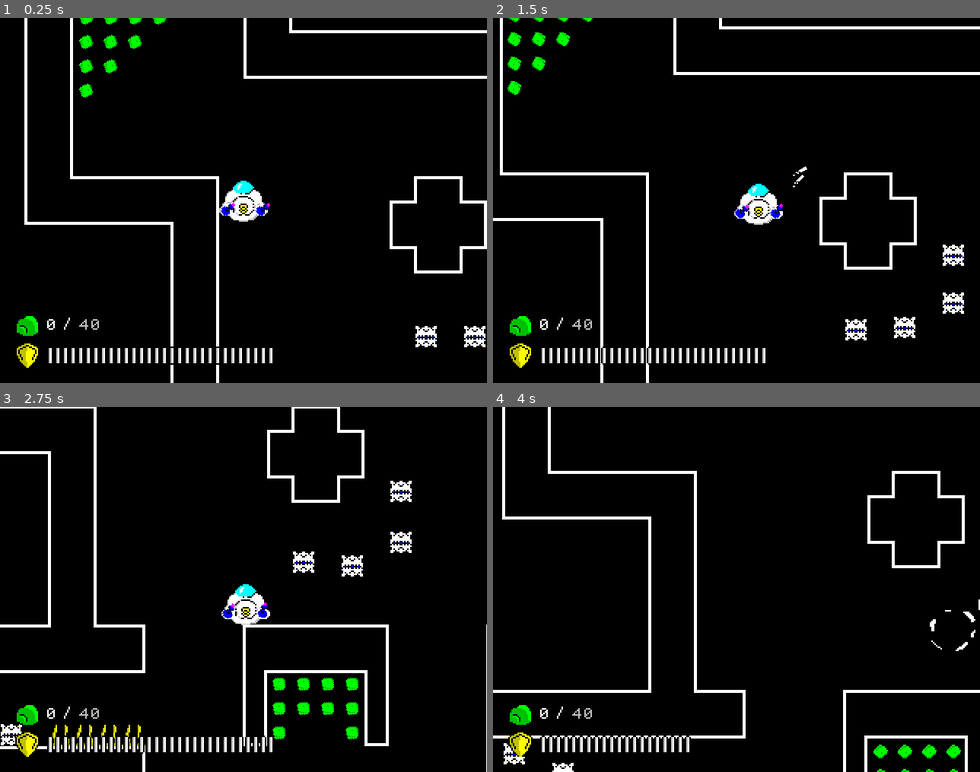
Above: before the commit, frames 1-4 (two rows, left to right).
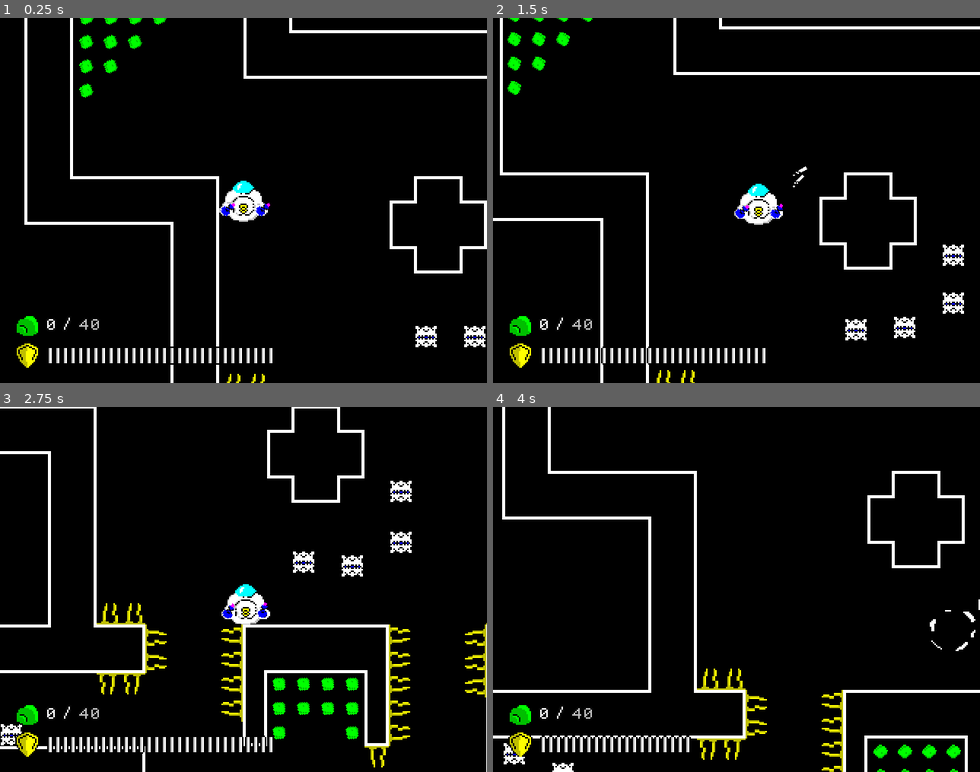
Above: after the commit, the same moments.

Repository: Paar86/Subminer
Game: Godot game, scene res://src/GameManager/GameManager.tscn
The game is run twice, just before and just after one commit, with the same random seed, the same clock (stepped at 60 frames per second) and the same inputs.
Inputs (mouse positions are in pixels of both pictures, inside the frame that each line leads up to):
- Up to frame 1 (0.25 s): no input
- Up to frame 2 (1.5 s): move the mouse to (843, 182) at 0.52 s; hold D (right) 0.53-1.28 s; hold Space (dash) 0.53-1.28 s; move the mouse to (639, 218) at 1.27 s; hold S (down) from 1.28 s (still down); click (639, 218) at 1.35 s
- Up to frame 3 (2.75 s): move the mouse to (292, 509) at 2.02 s; release S (down) at 2.03 s; hold D (right) from 2.03 s (still down); hold Space (dash) from 2.03 s (still down)
- Up to frame 4 (4 s): move the mouse to (712, 662) at 2.77 s; release D (right) at 2.78 s; release Space (dash) at 2.78 s; hold W (up) 2.78-3.53 s; click (712, 662) at 2.85 s; move the mouse to (882, 644) at 3.52 s; hold A (left) from 3.53 s (still down); hold Space (dash) from 3.53 s (still down)

The runs differ from the first frame. In frame 1, less than 0.1% of the frame differs, in the area x 46-55%, y 97-100%; in frame 2, less than 0.1%; in frame 3, 1.9%, in the area x 10-100%, y 53-99%; in frame 4, 0.9%.

Commit message:
Animated seaweed + various
+ Added animation for seaweed
+ Made it possible to flip it through Tilemap
+ Fixed player's projectiles with the world
+ Fixed stuttering during mine explosion

Diff:
--- a/src/Common/GameActor.gd
+++ b/src/Common/GameActor.gd
@@ -7,10 +7,10 @@
 
 func propagate_effects(effects: Dictionary = {}) -> void:
 	if Enums.Effects.DAMAGE in effects:
-		blink()
 		var value: int = effects[Enums.Effects.DAMAGE]
 		if hitpoints > value:
 			hitpoints -= value
+			blink()
 		else:
 			hitpoints = 0
 	if Enums.Effects.PUSH in effects:
--- a/src/Enemies/Mine.gd
+++ b/src/Enemies/Mine.gd
@@ -10,6 +10,13 @@
 onready var explosion_scene: PackedScene = preload("res://src/Enemies/MineExplosion.tscn")
 
 var starting_position: Vector2
+
+
+func propagate_effects(effects: Dictionary = {}) -> void:
+	.propagate_effects(effects)
+	if hitpoints == 0:
+		explode()
+
 
 func _ready() -> void:
 	hitpoints = 10
@@ -36,12 +43,6 @@
 	queue_free()
 
 
-func propagate_effects(effects: Dictionary = {}) -> void:
-	.propagate_effects(effects)
-	if hitpoints == 0:
-		explode()
-
-
 func _on_TriggerArea_body_entered(body: Node) -> void:
 	if !body.is_in_group("Mines"):
 		explode()
--- a/src/Enemies/Seaweed.gd
+++ b/src/Enemies/Seaweed.gd
@@ -1,11 +1,49 @@
-extends Sprite
+extends AnimatedSprite
 
-var push_vector := Vector2.UP
+export var push_vector := Vector2.UP
+
+onready var HitEffect := $HitEffect
+onready var HittEffectTimer := $HitEffectTimer
 
 var _damage := 2
 var _push_strength := 60.0
 
 
+func flip_horizontally() -> void:
+#	We must take into a condsideration local transform (when x axis is in fact y)
+	if rotation:
+		scale.y *= -1.0
+		return
+
+	scale.x *= -1.0
+
+
+func flip_vertically() -> void:
+	if rotation:
+		scale.x *= -1.0
+		return
+
+	scale.y *= -1.0
+
+
+func transpose() -> void:
+	var transform_x: Vector2 = transform.x
+	transform.x = transform.y
+	transform.y = transform_x
+
+
+func _ready() -> void:
+	HitEffect.hide()
+
+
 func _on_Hitbox_area_entered(area: Area2D) -> void:
 	if area.owner is GameActor:
 		area.owner.propagate_effects({Enums.Effects.DAMAGE: _damage})
+		HittEffectTimer.start()
+		HitEffect.show()
+		HitEffect.playing = true
+
+
+func _on_HitEffectTimer_timeout() -> void:
+	HitEffect.hide()
+	HitEffect.playing = false
--- a/src/Enemies/Seaweed.tscn
+++ b/src/Enemies/Seaweed.tscn
@@ -1,10 +1,67 @@
-[gd_scene load_steps=5 format=2]
+[gd_scene load_steps=22 format=2]
 
 [ext_resource path="res://assets/seaweed_sheet.png" type="Texture" id=1]
 [ext_resource path="res://src/Enemies/Seaweed.gd" type="Script" id=2]
+[ext_resource path="res://assets/seaweed_effect.png" type="Texture" id=3]
+
+[sub_resource type="AtlasTexture" id=7]
+atlas = ExtResource( 1 )
+region = Rect2( 0, 0, 16, 16 )
+
+[sub_resource type="AtlasTexture" id=8]
+atlas = ExtResource( 1 )
+region = Rect2( 16, 0, 16, 16 )
+
+[sub_resource type="AtlasTexture" id=9]
+atlas = ExtResource( 1 )
+region = Rect2( 32, 0, 16, 16 )
+
+[sub_resource type="AtlasTexture" id=10]
+atlas = ExtResource( 1 )
+region = Rect2( 48, 0, 16, 16 )
+
+[sub_resource type="AtlasTexture" id=11]
+atlas = ExtResource( 1 )
+region = Rect2( 64, 0, 16, 16 )
+
+[sub_resource type="AtlasTexture" id=12]
+atlas = ExtResource( 1 )
+region = Rect2( 80, 0, 16, 16 )
+
+[sub_resource type="AtlasTexture" id=13]
+atlas = ExtResource( 1 )
+region = Rect2( 96, 0, 16, 16 )
+
+[sub_resource type="AtlasTexture" id=14]
+atlas = ExtResource( 1 )
+region = Rect2( 112, 0, 16, 16 )
+
+[sub_resource type="AtlasTexture" id=15]
+atlas = ExtResource( 1 )
+region = Rect2( 128, 0, 16, 16 )
+
+[sub_resource type="AtlasTexture" id=16]
+atlas = ExtResource( 1 )
+region = Rect2( 144, 0, 16, 16 )
+
+[sub_resource type="AtlasTexture" id=17]
+atlas = ExtResource( 1 )
+region = Rect2( 160, 0, 16, 16 )
+
+[sub_resource type="AtlasTexture" id=18]
+atlas = ExtResource( 1 )
+region = Rect2( 176, 0, 16, 16 )
+
+[sub_resource type="SpriteFrames" id=19]
+animations = [ {
+"frames": [ SubResource( 7 ), SubResource( 8 ), SubResource( 9 ), SubResource( 10 ), SubResource( 11 ), SubResource( 12 ), SubResource( 13 ), SubResource( 14 ), SubResource( 15 ), SubResource( 16 ), SubResource( 17 ), SubResource( 18 ) ],
+"loop": true,
+"name": "default",
+"speed": 10.0
+} ]
 
 [sub_resource type="RectangleShape2D" id=3]
-extents = Vector2( 8, 6 )
+extents = Vector2( 6, 6 )
 
 [sub_resource type="Animation" id=1]
 length = 0.001
@@ -21,11 +78,30 @@
 "values": [ 0 ]
 }
 
-[node name="Seaweed" type="Sprite"]
-texture = ExtResource( 1 )
+[sub_resource type="AtlasTexture" id=4]
+atlas = ExtResource( 3 )
+region = Rect2( 0, 0, 16, 6 )
+
+[sub_resource type="AtlasTexture" id=5]
+atlas = ExtResource( 3 )
+region = Rect2( 16, 0, 16, 6 )
+
+[sub_resource type="SpriteFrames" id=6]
+animations = [ {
+"frames": [ SubResource( 4 ), SubResource( 5 ) ],
+"loop": true,
+"name": "default",
+"speed": 15.0
+} ]
+
+[node name="Seaweed" type="AnimatedSprite"]
+frames = SubResource( 19 )
+frame = 8
+playing = true
 script = ExtResource( 2 )
 
 [node name="Hitbox" type="Area2D" parent="."]
+collision_layer = 0
 
 [node name="CollisionShape2D" type="CollisionShape2D" parent="Hitbox"]
 position = Vector2( 0, 2 )
@@ -35,4 +111,13 @@
 root_node = NodePath("../Hitbox")
 anims/RESET = SubResource( 1 )
 
+[node name="HitEffect" type="AnimatedSprite" parent="."]
+position = Vector2( 0, -4 )
+frames = SubResource( 6 )
+
+[node name="HitEffectTimer" type="Timer" parent="."]
+wait_time = 0.5
+one_shot = true
+
 [connection signal="area_entered" from="Hitbox" to="." method="_on_Hitbox_area_entered"]
+[connection signal="timeout" from="HitEffectTimer" to="." method="_on_HitEffectTimer_timeout"]
--- a/src/Levels/Level1.tscn
+++ b/src/Levels/Level1.tscn
@@ -1,7 +1,6 @@
-[gd_scene load_steps=3 format=2]
+[gd_scene load_steps=2 format=2]
 
 [ext_resource path="res://src/Levels/LevelBase.tscn" type="PackedScene" id=1]
-[ext_resource path="res://src/Enemies/Seaweed.tscn" type="PackedScene" id=2]
 
 [node name="Level1" type="Node"]
 
@@ -13,18 +12,6 @@
 tile_data = PoolIntArray( -65502, 0, 8, -65501, 0, 10, -65500, 0, 10, -65499, 0, 10, -65498, 0, 10, -65497, 0, 10, -654 …(9410 unchanged characters)…
 
 [node name="ObjectsTileMap" parent="LevelBase" index="1"]
-tile_data = PoolIntArray( 65572, 2, 0, 65573, 2, 0, 65574, 2 …(470 unchanged characters)… 1048594, 0, 0, 1245174, 1073741828, 0, 1441784, 0, 0, 1376256, 0, 0, 1376271, 2, 0, 1376272, 2, 0, 1376273, 2, 0, 1376274, 2, 0, 1507322, 0, 0, 1507326, 0, 0, 1441794, 0, 0, 1441807, 2, 0, 1441808, 2, 0, 1441809, 2, 0, 1441810, 2, 0, 1572860, 0, 0, 1507332, 0, 0, 1507343, 2, 0, 1507346, 2, 0, 1703946, 3, 0, 1703958, 536870915, 0, 1834995, 4, 0, 2162703, 0, 0, 2162704, 0, 0, 2686991, 4, 0 )
-
-[node name="Sprite" parent="LevelBase/Enemies" index="0" instance=ExtResource( 2 )]
-position = Vector2( 152, 376 )
-
-[node name="Sprite2" parent="LevelBase/Enemies" index="1" instance=ExtResource( 2 )]
-position = Vector2( 136, 376 )
-
-[node name="Sprite3" parent="LevelBase/Enemies" index="2" instance=ExtResource( 2 )]
-position = Vector2( 120, 376 )
-
-[node name="Sprite4" parent="LevelBase/Enemies" index="3" instance=ExtResource( 2 )]
-position = Vector2( 104, 376 )
+tile_data = PoolIntArray( 65572, 2, 0, 65573, 2, 0, 65574, 2 …(470 unchanged characters)… 1048594, 0, 0, 1245174, 1073741828, 0, 1179656, 5, 0, 1179657, 5, 0, 1179672, 536870917, 0, 1179673, 536870917, 0, 1245194, -1610612731, 0, 1245197, -1073741819, 0, 1245204, -536870907, 0, 1245207, -2147483643, 0, 1310730, -1610612731, 0, 1310733, -1073741819, 0, 1310740, -536870907, 0, 1310743, -2147483643, 0, 1441784, 0, 0, 1376256, 0, 0, 1376264, 1610612741, 0, 1376265, 1610612741, 0, 1376269, -1073741819, 0, 1376271, 2, 0, 1376272, 2, 0, 1376273, 2, 0, 1376274, 2, 0, 1376276, -536870907, 0, 1376279, -2147483643, 0, 1507322, 0, 0, 1507326, 0, 0, 1441794, 0, 0, 1441805, -1073741819, 0, 1441807, 2, 0, 1441808, 2, 0, 1441809, 2, 0, 1441810, 2, 0, 1441812, -536870907, 0, 1572860, 0, 0, 1507332, 0, 0, 1507343, 2, 0, 1507346, 2, 0, 1507348, -536870907, 0, 1572883, 1073741829, 0, 1703958, 536870915, 0, 1834995, 4, 0, 2162703, 0, 0, 2162704, 0, 0, 2686991, 4, 0 )
 
 [editable path="LevelBase"]
--- a/src/Levels/LevelBase.gd
+++ b/src/Levels/LevelBase.gd
@@ -14,6 +14,7 @@
 var _mineral_ground_name := "mineral_ground"
 var _fragment_tile_name := "mineral_fragment"
 var _hammer_fish_tile_name := "hammer_fish"
+var _seaweed_tile_name := "seaweed"
 
 var _objects_dictionary = {
 	_player_tile_name: "res://src/Player/PlayerKinematic.tscn",
@@ -21,6 +22,7 @@
 	_mineral_ground_name: "res://src/Pickups/MineralBodyHorizontal.tscn",
 	_fragment_tile_name: "res://src/Pickups/Fragment.tscn",
 	_hammer_fish_tile_name: "res://src/Enemies/HammerFish.tscn",
+	_seaweed_tile_name: "res://src/Enemies/Seaweed.tscn",
 }
 
 
@@ -60,6 +62,8 @@
 				folder_name = _pickups_folder_name
 			_hammer_fish_tile_name:
 				folder_name = _enemies_folder_name
+			_seaweed_tile_name:
+				folder_name = _enemies_folder_name
 
 		var node_path = _objects_dictionary.get(type)
 		if node_path:
@@ -67,11 +71,34 @@
 			var instance: Node2D = scene.instance()
 			instance.position = pos
 
-			if instance is GameActor:
-				if _objects_tilemap.is_cell_x_flipped(cell.x, cell.y):
+			var is_cell_x_flipped: bool = _objects_tilemap.is_cell_x_flipped(cell.x, cell.y)
+			var is_cell_y_flipped: bool = _objects_tilemap.is_cell_y_flipped(cell.x, cell.y)
+			var is_cell_transposed: bool = _objects_tilemap.is_cell_transposed(cell.x, cell.y)
+
+#			if _objects_tilemap.is_cell_transposed(cell.x, cell.y):
+#				if instance.has_method("rotate_left"):
+#					instance.rotate_left()
+#			if is_cell_x_flipped:
+#				if !is_cell_transposed:
+#					instance.flip_horizontally()
+#				else:
+#					instance.flip_vertically()
+#			if is_cell_y_flipped:
+#				if !is_cell_transposed:
+#					instance.flip_vertically()
+#				else:
+#					instance.flip_horizontally()
+
+			if is_cell_transposed:
+				if instance.has_method("transpose"):
+					instance.transpose()
+			if is_cell_x_flipped:
+				if instance.has_method("flip_horizontally"):
 					instance.flip_horizontally()
-				if _objects_tilemap.is_cell_y_flipped(cell.x, cell.y):
+			if is_cell_y_flipped:
+				if instance.has_method("flip_vertically"):
 					instance.flip_vertically()
+
 
 			var folder = get_node(folder_name)
 			folder.add_child(instance)
--- a/src/Levels/LevelBase.tscn
+++ b/src/Levels/LevelBase.tscn
@@ -451,6 +451,7 @@
 tile_set = SubResource( 1 )
 cell_size = Vector2( 16, 16 )
 cell_custom_transform = Transform2D( 16, 0, 0, 16, 0, 0 )
+collision_use_kinematic = true
 collision_layer = 2
 collision_mask = 0
 format = 1
@@ -458,6 +459,8 @@
 [node name="ObjectsTileMap" type="TileMap" parent="."]
 tile_set = ExtResource( 4 )
 cell_size = Vector2( 16, 16 )
+collision_layer = 0
+collision_mask = 0
 format = 1
 
 [node name="Pickups" type="Node" parent="."]
--- a/src/Tilesets/placeable_objects.tres
+++ b/src/Tilesets/placeable_objects.tres
@@ -1,10 +1,11 @@
-[gd_resource type="TileSet" load_steps=6 format=2]
+[gd_resource type="TileSet" load_steps=7 format=2]
 
 [ext_resource path="res://assets/mine_sheet.png" type="Texture" id=1]
 [ext_resource path="res://assets/player_sprite.png" type="Texture" id=2]
 [ext_resource path="res://assets/mineral_fragment.png" type="Texture" id=3]
 [ext_resource path="res://assets/fish.png" type="Texture" id=4]
 [ext_resource path="res://assets/mineral_ground.png" type="Texture" id=5]
+[ext_resource path="res://assets/seaweed_sheet.png" type="Texture" id=6]
 
 [resource]
 0/name = "mine"
@@ -77,3 +78,17 @@
 4/shape_one_way_margin = 0.0
 4/shapes = [  ]
 4/z_index = 0
+5/name = "seaweed"
+5/texture = ExtResource( 6 )
+5/tex_offset = Vector2( 0, 0 )
+5/modulate = Color( 1, 1, 1, 1 )
+5/region = Rect2( 0, 0, 16, 16 )
+5/tile_mode = 0
+5/occluder_offset = Vector2( 0, 0 )
+5/navigation_offset = Vector2( 0, 0 )
+5/shape_offset = Vector2( 0, 0 )
+5/shape_transform = Transform2D( 1, 0, 0, 1, 0, 0 )
+5/shape_one_way = false
+5/shape_one_way_margin = 0.0
+5/shapes = [  ]
+5/z_index = 0
Binary file added: assets/seaweed_effect.png
Not shown, added: assets/seaweed_effect.png.import
Binary file changed: assets/seaweed_sheet.png
